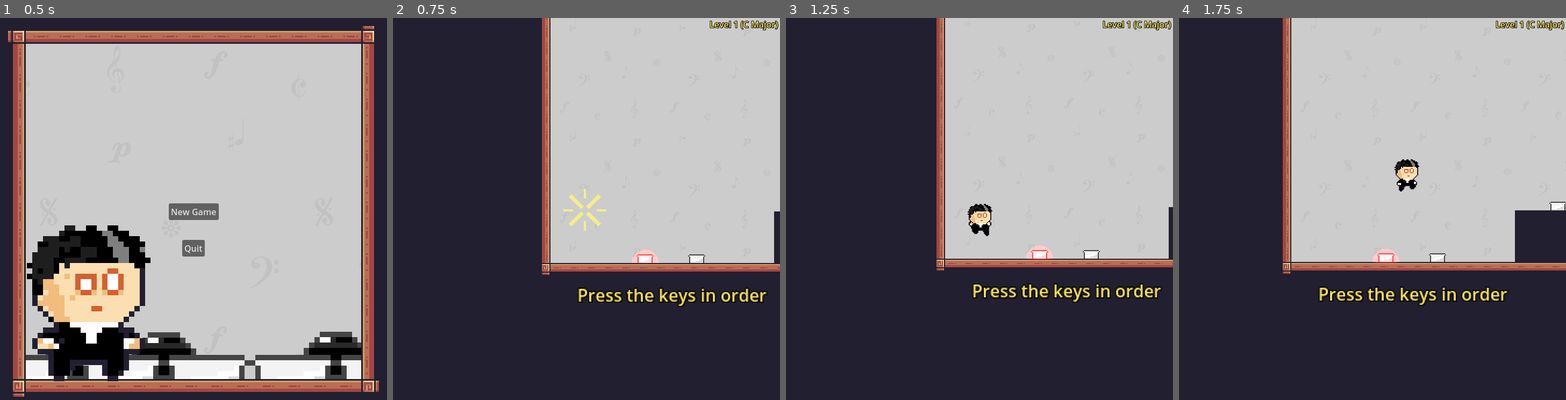
Above: before the commit, frames 1-4 (left to right).
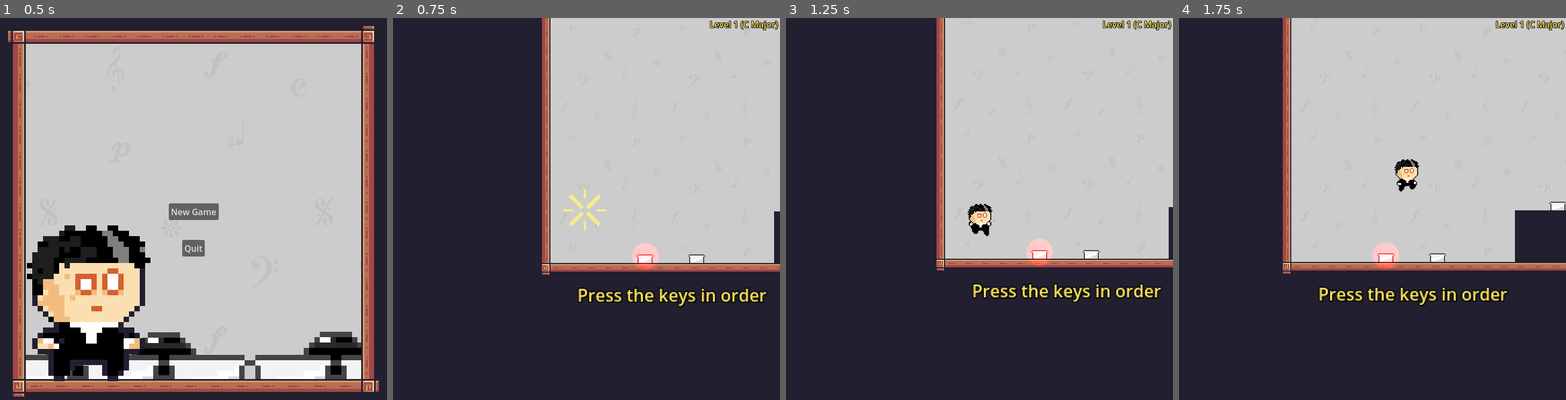
Above: after the commit, the same moments.

Repository: PascalGilbraith/Scale
Game: Godot game, scene res://main_menu.tscn
Same seed, same stepped clock (60 frames per second), same inputs: the game is played once before the commit and once after it.
Inputs:
- Up to frame 1 (0.5 s): no input
- Up to frame 2 (0.75 s): click "New Game" at 0.5 s
- Up to frame 3 (1.25 s): no input
- Up to frame 4 (1.75 s): hold Right (ui_right) from 1.28 s (still down); tap Space (jump) at 1.52 s

Frame 1 is identical in both runs. In frame 2, 0.2% of the frame differs, in the area x 61-69%, y 58-66%; in frame 3, 0.2%; in frame 4, 0.2%, in the area x 49-57%, y 58-66%.

Commit message:
Give button 360 light, looks better

Diff:
--- a/button.tscn
+++ b/button.tscn
@@ -4,8 +4,8 @@
 [ext_resource type="Texture2D" uid="uid://cdpw2ggdcks4r" path="res://Images/Button.png" id="1_qkptc"]
 [ext_resource type="Texture2D" uid="uid://cq2fx5h0gpbgm" path="res://Images/ButtonBlack.png" id="3_6f0tc"]
 [ext_resource type="Texture2D" uid="uid://d0o84pb6kkl38" path="res://Images/ButtonPress.png" id="3_8br0l"]
-[ext_resource type="Texture2D" uid="uid://b1yo8fawp3wjs" path="res://Images/2d_light_half.webp" id="4_awxit"]
 [ext_resource type="Texture2D" uid="uid://ex1midco02lr" path="res://Images/ButtonPressBlack.png" id="5_5arbt"]
+[ext_resource type="Texture2D" uid="uid://ufoir0s55bit" path="res://Images/2d_lights_and_shadows_neutral_point_light.webp" id="6_yimxm"]
 
 [sub_resource type="AtlasTexture" id="AtlasTexture_4pmqb"]
 atlas = ExtResource("3_8br0l")
@@ -176,11 +176,12 @@
 
 [node name="Light" type="PointLight2D" parent="."]
 position = Vector2(0, 2)
-scale = Vector2(0.1, 0.1)
 enabled = false
 color = Color(1, 0, 0, 1)
-energy = 16.0
-texture = ExtResource("4_awxit")
+energy = 5.0
+shadow_enabled = true
+texture = ExtResource("6_yimxm")
+texture_scale = 0.1
 
 [node name="AudioPlayer" type="AudioStreamPlayer2D" parent="."]
 
Binary file added: Images/2d_lights_and_shadows_neutral_point_light.webp
Not shown, added: Images/2d_lights_and_shadows_neutral_point_light.webp.import
